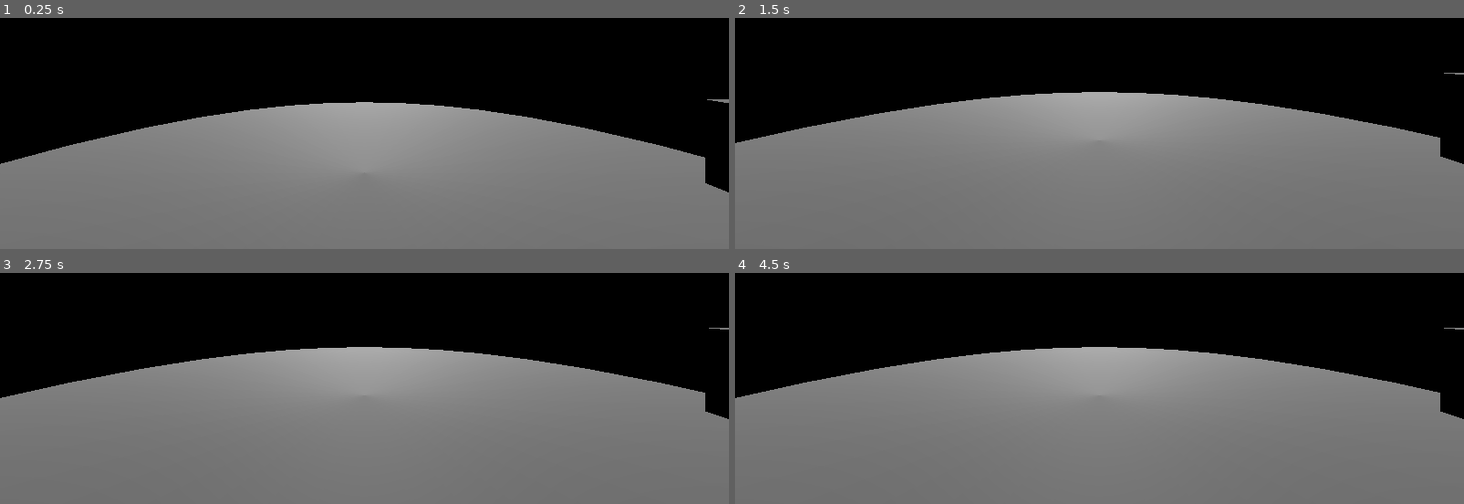
Above: before the commit, frames 1-4 (two rows, left to right).
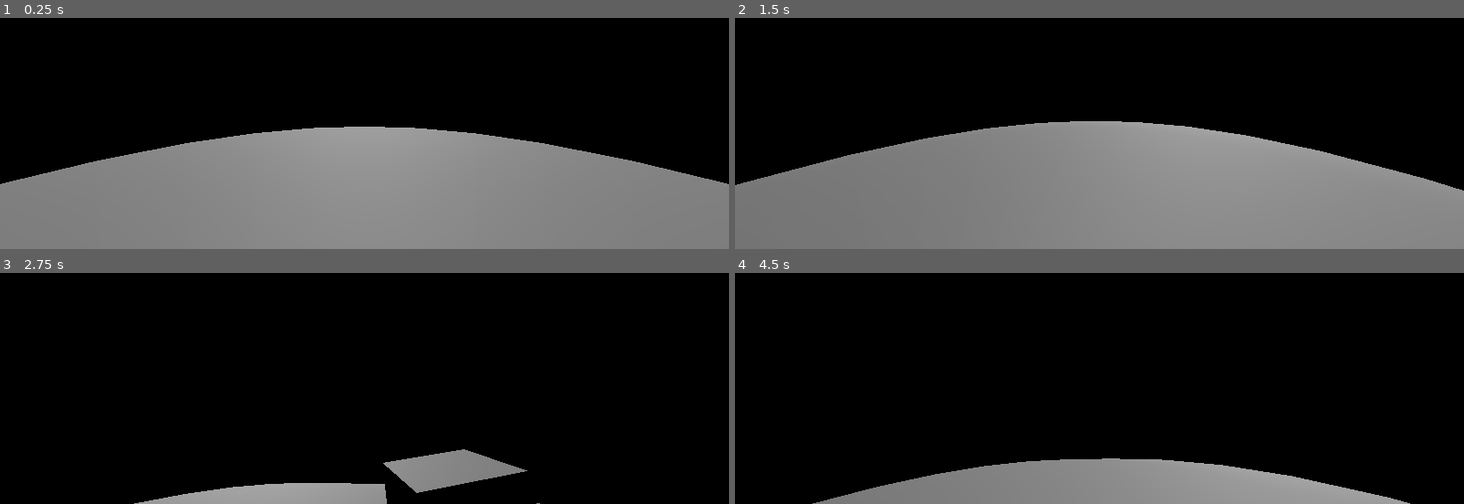
Above: after the commit, the same moments.

Repository: addmix/planetary-player-controller
Game: Godot game, scene res://Spatial.tscn
Two runs of this game, one before a commit and one after it. Both use one fixed random seed, a clock stepped at 60 frames per second and the inputs below.
Inputs (mouse positions are in pixels of both pictures, inside the frame that each line leads up to):
- Up to frame 1 (0.25 s): no input
- Up to frame 2 (1.5 s): move the mouse to (1259, 22) at 0.52 s; hold D (right) 0.53-1.28 s; hold Space (jump) 0.53-1.28 s; move the mouse to (953, 64) at 1.27 s; hold S (backward) from 1.28 s (still down); tap Ctrl (crouch, bound only after the commit) at 1.35 s
- Up to frame 3 (2.75 s): tap Space (jump) at 1.52, 1.55, 1.82 s; move the mouse to (outside the picture) at 2.02 s; release S (backward) at 2.03 s; hold D (right) from 2.03 s (still down); hold Space (jump) from 2.03 s (still down)
- Up to frame 4 (4.5 s): move the mouse to (1063, 381) at 2.77 s; release D (right) at 2.78 s; release Space (jump) at 2.78 s; hold W (forward) 2.78-3.53 s; tap Ctrl (crouch, bound only after the commit) at 2.85, 4.35 s; tap Space (jump) at 3.02, 3.05, 3.32 s; move the mouse to (1318, 360) at 3.52 s; hold Space (jump) 3.53-4.28 s; hold A (left) from 3.53 s (still down); move the mouse to (outside the picture) at 4.27 s

The runs differ from the first frame. In frame 1, 9.8% of the frame differs, in the area x 0-100%, y 35-76%; in frame 2, 24%; in frame 3, 58%, in the area x 0-100%, y 23-100%; in frame 4, 53%.
Error before the commit: Parse Error: Could not find base class "RigidDynamicBody3D". (res://PhysicsPlayer.gd:1)

Commit message:
Fixed for 4.0

Diff:
--- a/PhysicsPlayer.gd
+++ b/PhysicsPlayer.gd
@@ -1,4 +1,4 @@
-extends RigidDynamicBody3D
+extends RigidBody3D
 
 @onready var _Head : Node3D = $Head
 @onready var _Camera : Camera3D = $Head/Camera
@@ -17,9 +17,11 @@
 func _ready() -> void:
 	Input.set_mouse_mode(Input.MOUSE_MODE_CAPTURED)
 
-func _integrate_forces(state : PhysicsDirectBodyState3D) -> void:
+#func _integrate_forces(state : PhysicsDirectBodyState3D) -> void:
+func _physics_process(delta : float) -> void:
+	var state := PhysicsServer3D.body_get_direct_state(get_rid())
+
 	var input = Input.get_vector("left", "right", "forward", "backward")
-	var delta : float = get_physics_process_delta_time()
 
 	var transformed = _Head.global_transform.basis * Vector3(input.x, 0, input.y)
 	#if on ground
@@ -31,7 +33,6 @@
 		ground_movement(transformed, delta)
 		keep_upright(delta, state)
 		rotation_damping(delta, state)
-
 	else:
 		#when not on ground, don't damp, it messes with other physics
 		air_movement(transformed, delta)
@@ -43,6 +44,8 @@
 	last_direction = global_transform.basis.z
 
 #keeps the player hovering above the ground
+
+#seems to not have enough force anymore
 func legs_force(delta : float, body_state : PhysicsDirectBodyState3D) -> void:
 	#keeps verical hight where it should be
 	var distance = (global_transform.origin + global_transform.basis.y * -0.3).distance_to(Raycast.get_collision_point())
@@ -50,15 +53,16 @@
 	var leg_height : float = (0.7 * float(!Input.is_action_pressed("crouch"))) + (0.3 * float(Input.is_action_pressed("crouch")))
 	#basically makes jumping the same as stiff-legging
 	var min_force : float = jump_force * float(Input.is_action_pressed("jump"))
-	var force : float = clamp(range_lerp(distance, 0, leg_height, max_leg_force, min_force), 0, max_leg_force)
-	apply_force(global_transform.basis.y * -1.0, global_transform.basis.y * force * body_state.total_gravity.length())
+	var force : float = clamp(remap(distance, 0, leg_height, max_leg_force, min_force), 0, max_leg_force)
+	body_state.apply_force(global_transform.basis.y * force * body_state.total_gravity.length(), global_transform.basis.y * -1.0)
+
 
 func movement_damping(delta : float, body_state : PhysicsDirectBodyState3D) -> void:
 	#transform to local y axis
 	var local_y_velocity : float = (global_transform.basis.inverse() * linear_velocity).y
 	var damp_force := -local_y_velocity * damp
 
-	apply_force(global_transform.basis.y * -1, global_transform.basis.y * damp_force * body_state.total_gravity.length())
+	apply_force(global_transform.basis.y * damp_force * body_state.total_gravity.length(), global_transform.basis.y * -1)
 
 func keep_upright(delta : float, body_state : PhysicsDirectBodyState3D) -> void:
 	var up : Vector3 = -body_state.total_gravity.normalized()
@@ -67,10 +71,10 @@
 	up += global_transform.basis.y * float(up == Vector3.ZERO)
 
 	var right_axis := up.cross(last_direction)
-	#why did 4.0 make it necessary for these to be negative?
-	var desired_orientation := Basis(right_axis, -up, -last_direction).orthonormalized()
+	var desired_orientation := Basis(right_axis, up, last_direction).orthonormalized()
 
-	var force : Quaternion = MathUtils.quat_to_axis_angle((desired_orientation * (global_transform.basis.inverse())).get_rotation_quaternion())
+	var inv := global_transform.basis.inverse()
+	var force : Quaternion = MathUtils.quat_to_axis_angle((desired_orientation * inv).get_rotation_quaternion())
 	apply_torque(Vector3(force.x, force.y, force.z) * force.w * rotation_force)
 
 func rotation_damping(delta : float, _body_state : PhysicsDirectBodyState3D) -> void:
@@ -89,5 +93,5 @@
 
 func _unhandled_input(event : InputEvent) -> void:
 	if event is InputEventMouseMotion:
-		_Head.rotation.y -= deg2rad(event.relative.x * 0.1)
-		_Camera.rotation.x -= deg2rad(event.relative.y * 0.1)
+		_Head.rotation.y -= deg_to_rad(event.relative.x * 0.1)
+		_Camera.rotation.x -= deg_to_rad(event.relative.y * 0.1)
--- a/PhysicsPlayer.tscn
+++ b/PhysicsPlayer.tscn
@@ -9,14 +9,17 @@
 radius = 0.3
 height = 1.0
 
-[node name="RigidBody" type="RigidDynamicBody3D"]
-physics_material_override = SubResource( "2" )
+[node name="RigidBody" type="RigidBody3D"]
+mass = 80.0
+physics_material_override = SubResource("2")
 can_sleep = false
-script = ExtResource( "1" )
+script = ExtResource("1")
+max_leg_force = 180.0
+jump_force = 400.0
 
 [node name="CollisionShape" type="CollisionShape3D" parent="."]
 transform = Transform3D(1, 0, 0, 0, 1, 0, 0, 0, 1, 0, 0.4, 0)
-shape = SubResource( "1" )
+shape = SubResource("1")
 
 [node name="RayCast" type="RayCast3D" parent="."]
 
@@ -24,4 +27,3 @@
 transform = Transform3D(1, 0, 0, 0, 1, 0, 0, 0, 1, 0, 0.7, 0)
 
 [node name="Camera" type="Camera3D" parent="Head"]
-transform = Transform3D(1, 0, 0, 0, 1, 0, 0, 0, 1, 0, 0, 2.21133)
--- a/Spatial.gd
+++ b/Spatial.gd
@@ -5,5 +5,5 @@
 
 func _unhandled_input(event : InputEvent) -> void:
 	if event is InputEventMouseMotion:
-		rotation.y -= deg2rad(event.relative.x * 0.1)
-		rotation.x -= deg2rad(event.relative.y * 0.1)
+		rotation.y -= deg_to_rad(event.relative.x * 0.1)
+		rotation.x -= deg_to_rad(event.relative.y * 0.1)
--- a/Spatial.tscn
+++ b/Spatial.tscn
@@ -6,9 +6,9 @@
 
 [node name="Spatial" type="Node3D"]
 
-[node name="RigidBody" parent="." instance=ExtResource( "1" )]
-transform = Transform3D(1, 0, 0, 0, 1, 0, 0, 0, 1, 0, 25.6128, 0)
+[node name="RigidBody" parent="." instance=ExtResource("1")]
+transform = Transform3D(1, 0, 0, 0, 1, 0, 0, 0, 1, 0, 25.1881, 0)
 mass = 75.0
 
-[node name="StaticBody" parent="." instance=ExtResource( "2" )]
-script = ExtResource( "3" )
+[node name="StaticBody" parent="." instance=ExtResource("2")]
+script = ExtResource("3")
--- a/project.godot
+++ b/project.godot
@@ -8,59 +8,43 @@
 
 config_version=5
 
-_global_script_classes=[{
-"base": "RefCounted",
-"class": &"MathUtils",
-"language": &"GDScript",
-"path": "res://mathutils.gd"
-}, {
-"base": "Resource",
-"class": &"V2Spring",
-"language": &"GDScript",
-"path": "res://v2spring.gd"
-}]
-_global_script_class_icons={
-"MathUtils": "",
-"V2Spring": ""
-}
-
 [application]
 
 config/name="Planet Player Controller"
 run/main_scene="res://Spatial.tscn"
+config/features=PackedStringArray("4.2")
 config/icon="res://icon.png"
-config/features=PackedStringArray("4.0")
 
 [input]
 
 forward={
 "deadzone": 0.5,
-"events": [Object(InputEventKey,"resource_local_to_scene":false,"resource_name":"","device":0,"window_id":0,"store_command":true,"alt_pressed":false,"shift_pressed":false,"meta_pressed":false,"command_pressed":false,"pressed":false,"keycode":0,"physical_keycode":87,"unicode":0,"echo":false,"script":null)
+"events": [Object(InputEventKey,"resource_local_to_scene":false,"resource_name":"","device":0,"window_id":0,"alt_pressed":false,"shift_pressed":false,"ctrl_pressed":false,"meta_pressed":false,"pressed":false,"keycode":0,"physical_keycode":87,"key_label":0,"unicode":0,"echo":false,"script":null)
 ]
 }
 backward={
 "deadzone": 0.5,
-"events": [Object(InputEventKey,"resource_local_to_scene":false,"resource_name":"","device":0,"window_id":0,"store_command":true,"alt_pressed":false,"shift_pressed":false,"meta_pressed":false,"command_pressed":false,"pressed":false,"keycode":0,"physical_keycode":83,"unicode":0,"echo":false,"script":null)
+"events": [Object(InputEventKey,"resource_local_to_scene":false,"resource_name":"","device":0,"window_id":0,"alt_pressed":false,"shift_pressed":false,"ctrl_pressed":false,"meta_pressed":false,"pressed":false,"keycode":0,"physical_keycode":83,"key_label":0,"unicode":0,"echo":false,"script":null)
 ]
 }
 left={
 "deadzone": 0.5,
-"events": [Object(InputEventKey,"resource_local_to_scene":false,"resource_name":"","device":-1,"window_id":0,"store_command":true,"alt_pressed":false,"shift_pressed":false,"meta_pressed":false,"command_pressed":false,"pressed":false,"keycode":0,"physical_keycode":65,"unicode":97,"echo":false,"script":null)
+"events": [Object(InputEventKey,"resource_local_to_scene":false,"resource_name":"","device":-1,"window_id":0,"alt_pressed":false,"shift_pressed":false,"ctrl_pressed":false,"meta_pressed":false,"pressed":false,"keycode":0,"physical_keycode":65,"key_label":0,"unicode":97,"echo":false,"script":null)
 ]
 }
 right={
 "deadzone": 0.5,
-"events": [Object(InputEventKey,"resource_local_to_scene":false,"resource_name":"","device":0,"window_id":0,"store_command":true,"alt_pressed":false,"shift_pressed":false,"meta_pressed":false,"command_pressed":false,"pressed":false,"keycode":0,"physical_keycode":68,"unicode":0,"echo":false,"script":null)
+"events": [Object(InputEventKey,"resource_local_to_scene":false,"resource_name":"","device":0,"window_id":0,"alt_pressed":false,"shift_pressed":false,"ctrl_pressed":false,"meta_pressed":false,"pressed":false,"keycode":0,"physical_keycode":68,"key_label":0,"unicode":0,"echo":false,"script":null)
 ]
 }
 jump={
 "deadzone": 0.5,
-"events": [Object(InputEventKey,"resource_local_to_scene":false,"resource_name":"","device":-1,"window_id":0,"store_command":true,"alt_pressed":false,"shift_pressed":false,"meta_pressed":false,"command_pressed":false,"pressed":false,"keycode":0,"physical_keycode":32,"unicode":32,"echo":false,"script":null)
+"events": [Object(InputEventKey,"resource_local_to_scene":false,"resource_name":"","device":-1,"window_id":0,"alt_pressed":false,"shift_pressed":false,"ctrl_pressed":false,"meta_pressed":false,"pressed":false,"keycode":0,"physical_keycode":32,"key_label":0,"unicode":32,"echo":false,"script":null)
 ]
 }
 crouch={
 "deadzone": 0.5,
-"events": [Object(InputEventKey,"resource_local_to_scene":false,"resource_name":"","device":0,"window_id":0,"store_command":true,"alt_pressed":false,"shift_pressed":false,"meta_pressed":false,"command_pressed":false,"pressed":false,"keycode":0,"physical_keycode":16777238,"unicode":0,"echo":false,"script":null)
+"events": [Object(InputEventKey,"resource_local_to_scene":false,"resource_name":"","device":-1,"window_id":0,"alt_pressed":false,"shift_pressed":false,"ctrl_pressed":false,"meta_pressed":false,"pressed":false,"keycode":0,"physical_keycode":4194326,"key_label":0,"unicode":0,"echo":false,"script":null)
 ]
 }
 
